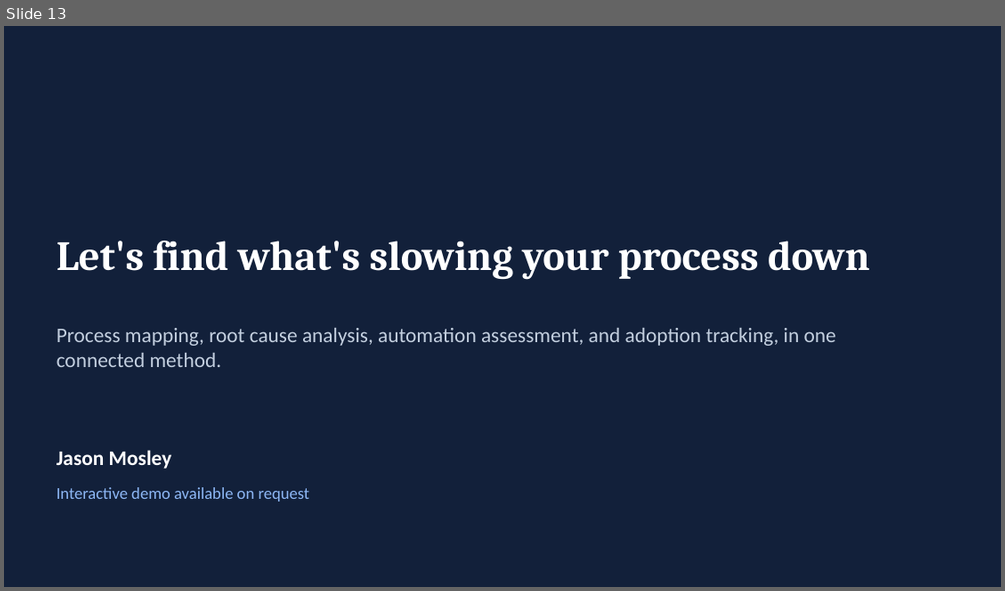
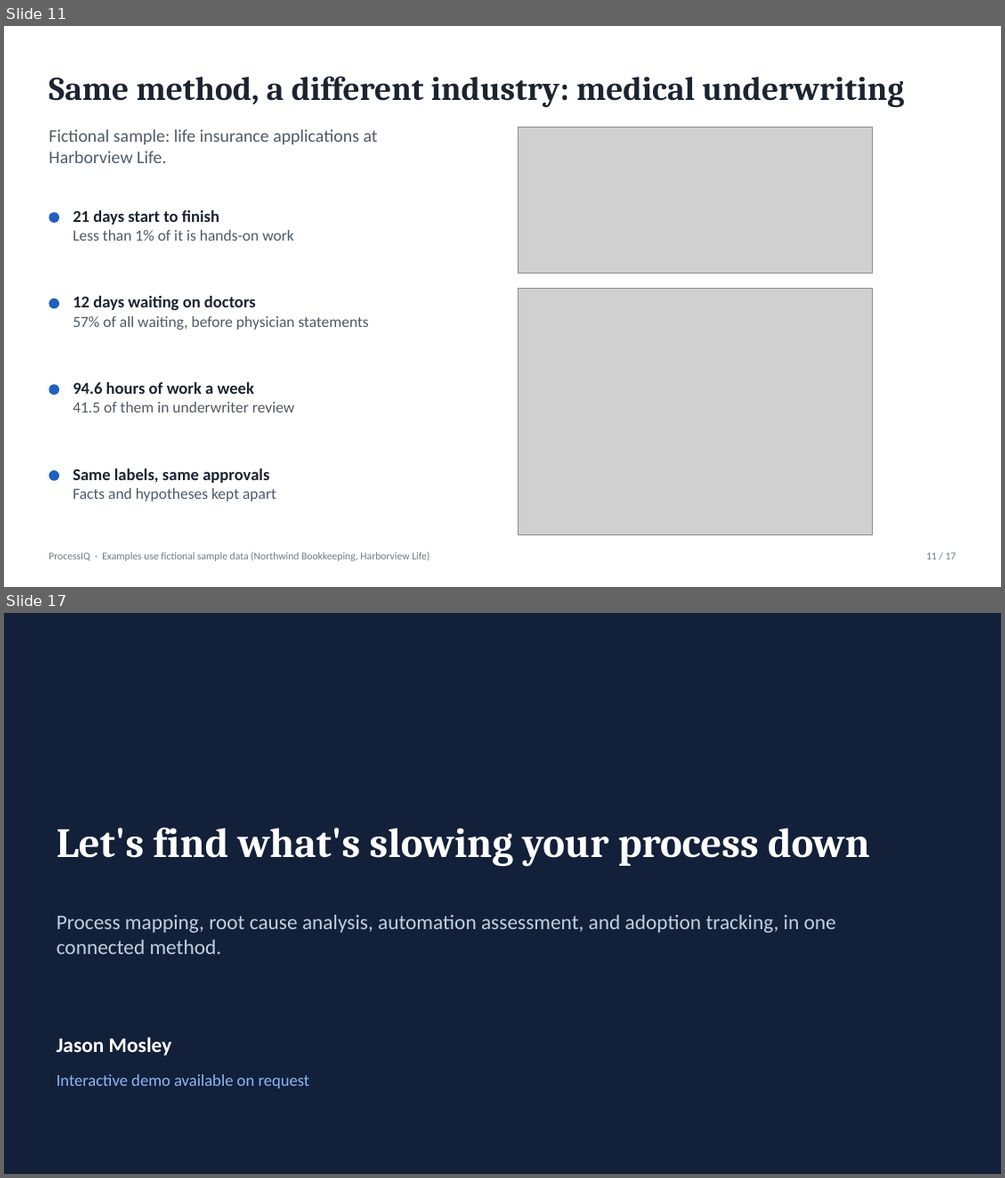
Before and after one commit to jedwardmosley-cell/mosley-foundry, a slide deck: ProcessIQ/ProcessIQ-Presentation.pptx. Shown one above the other, each under a label of ours: slide 13 before the commit, slides 11 and 17 after it; the slides between them are not shown. The pictures are 1005x591 and 1005x1178 pixels, drawn with LibreOffice and Linux fonts; fonts in the diff are those of the drawing; grey boxes stand for pictures. Boxes give left, top, right and bottom in pixels: in the first picture for what was removed or moved away, otherwise in the second. Text is boxed around its words. In the diff, an @@ line names an element or a change of style, - is before the commit and + after.

```diff
--- a/ProcessIQ/ProcessIQ-Presentation.pptx
+++ b/ProcessIQ/ProcessIQ-Presentation.pptx
@@ slide 11 added at (4, 26, 1001, 587), background #FFFFFF @@
@@ title added at (48, 76, 904, 107), 32 pt, text #1C2430, bold @@
+Same method, a different industry: medical underwriting
@@ text added at (48, 129, 378, 163), 17 pt, text #4F5A68 @@
+Fictional sample: life insurance applications at Harborview Life.
@@ picture added at (518, 127, 872, 273) @@
@@ ellipse added at (48, 212, 59, 223), fill #1F5FBF @@
@@ text added at (73, 210, 294, 240), 15 pt, text #4F5A68 @@
+21 days start to finish
+Less than 1% of it is hands-on work
@@ picture added at (518, 288, 872, 534) @@
@@ ellipse added at (48, 298, 59, 309), fill #1F5FBF @@
@@ text added at (73, 296, 369, 329), 15 pt, text #4F5A68 @@
+12 days waiting on doctors
+57% of all waiting, before physician statements
@@ ellipse added at (48, 384, 59, 394), fill #1F5FBF @@
@@ text added at (73, 382, 295, 412), 15 pt, text #4F5A68 @@
+94.6 hours of work a week
+41.5 of them in underwriter review
@@ ellipse added at (48, 470, 59, 481), fill #1F5FBF @@
@@ text added at (73, 468, 276, 501), 15 pt, text #4F5A68 @@
+Same labels, same approvals
+Facts and hypotheses kept apart
@@ text added at (48, 551, 429, 561), 10 pt, text #6F7A88 @@
+ProcessIQ · Examples use fictional sample data (Northwind Bookkeeping, Harborview Life)
@@ text added at (926, 552, 956, 559), 10 pt, text #6F7A88 @@
+11 / 17
@@ what was slide 13 is now slide 17 @@
```
Also in this commit, not shown: 11 slides changed, 3 other slides added, 3 other files.
